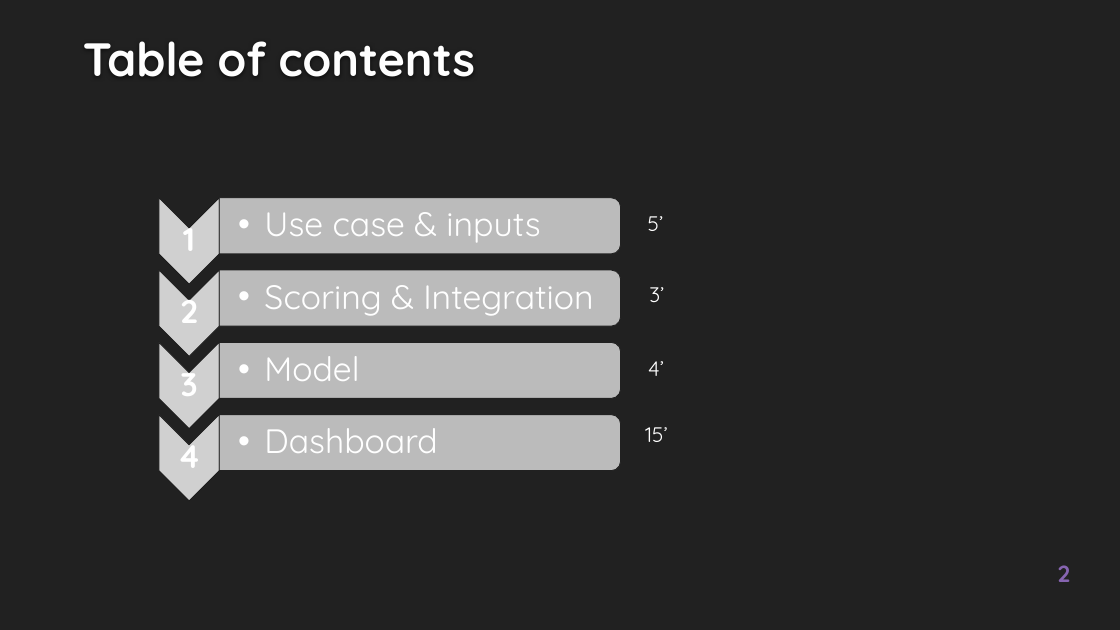
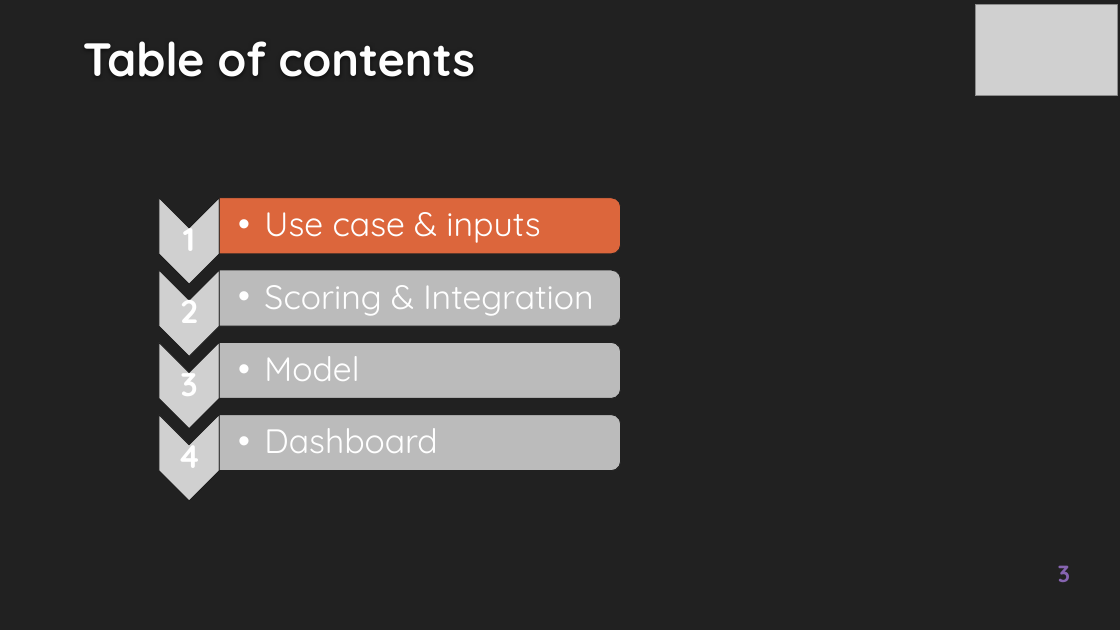
Before and after one commit to EtienneLardeur/P7_Scoring, a slide deck: slide 3 of P7_Support.pptx (slide 2 before the commit). Drawn at 1120x630 pixels with LibreOffice and Linux fonts; fonts in the diff are those of the drawing; grey boxes stand for pictures; background and template pictures are left out. Boxes give left, top, right and bottom in pixels: in the first picture for what was removed or moved away, otherwise in the second. Text is boxed around its words. In the diff, an @@ line names an element or a change of style, - is before the commit and + after.

```diff
--- a/P7_Support.pptx
+++ b/P7_Support.pptx
@@ picture added at (x1=975, y1=4, x2=1117, y2=96) @@
@@ round same rect at (x1=220, y1=198, x2=621, y2=254): fill #CDCDCD at 90% opacity to #F16E40 at 90% opacity @@
@@ text removed at (x1=648, y1=216, x2=664, y2=231) @@
-5’
@@ text removed at (x1=649, y1=287, x2=664, y2=302) @@
-3’
@@ text removed at (x1=648, y1=361, x2=664, y2=376) @@
-4’
@@ text removed at (x1=645, y1=427, x2=668, y2=442) @@
-15’
@@ page number at (x1=1058, y1=565, x2=1070, y2=582): text changed @@
-2
+3
```
Also in this commit, not shown: 14 other slides changed, 8 slides added, 2 slides removed, 4 other files.
